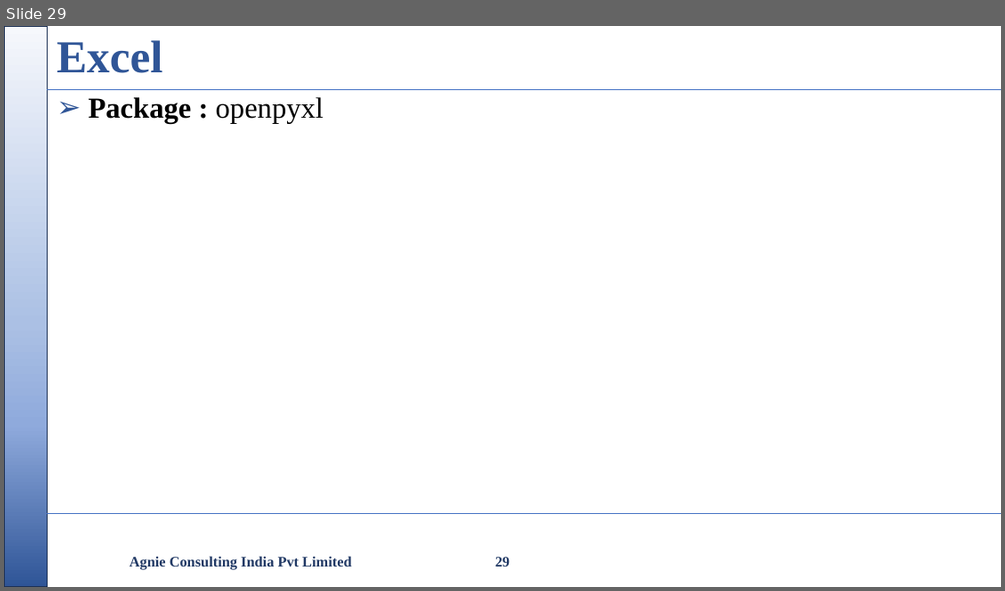
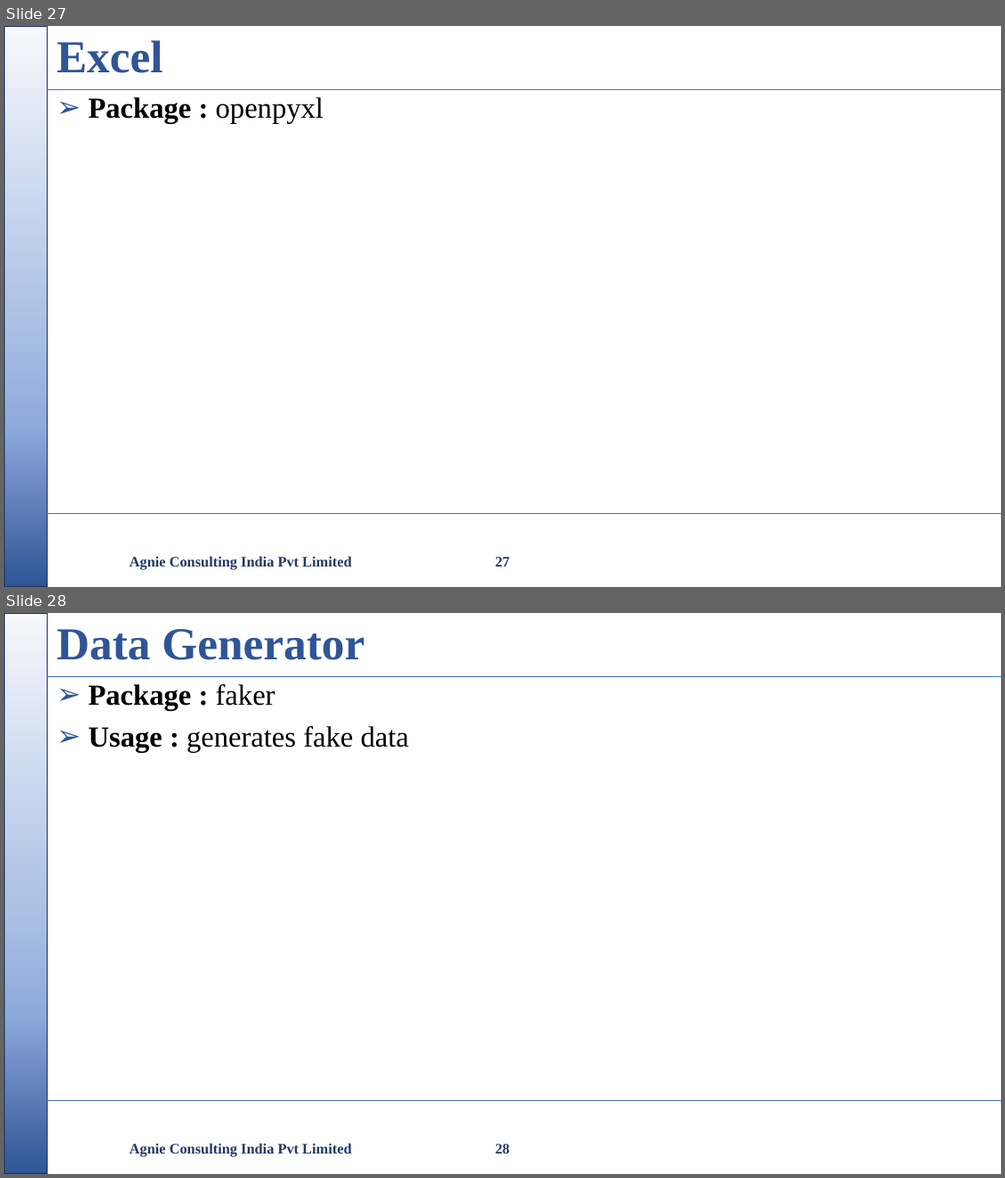
Before and after one commit to nikishdaniel1-del/Python-Cls, a slide deck: python class/Python Class.pptx. Shown one above the other, each under a label of ours: slide 29 before the commit, slides 27 and 28 after it. The pictures are 1005x591 and 1005x1178 pixels, drawn with LibreOffice and Linux fonts; fonts in the diff are those of the drawing; background and template pictures are left out. Boxes give left, top, right and bottom in pixels: in the first picture for what was removed or moved away, otherwise in the second. Text is boxed around its words. In the diff, an @@ line names an element or a change of style, - is before the commit and + after.

```diff
--- a/python class/Python Class.pptx
+++ b/python class/Python Class.pptx
@@ slide 28 added at <box>4,613,1001,1174</box>, background #FFFFFF; not listed: 3 template elements that a slide beside it also shows @@
@@ title added at <box>57,629,364,660</box>, 44 pt, text #2F5597, bold @@
+Data Generator
@@ text added at <box>89,684,409,753</box>, 28 pt, text #000000 @@
+➢ Package : faker
+➢ Usage : generates fake data
@@ text added at <box>129,1143,351,1157</box>, 14 pt, text #203864, bold @@
+Agnie Consulting India Pvt Limited
@@ page number added at <box>495,1143,510,1153</box>, 14 pt, text #203864, bold @@
+28
@@ what was slide 29 is now slide 27 @@
@@ page number at <box>495,556,510,566</box>: text changed @@
-29
+27
```
Also in this commit, not shown: 3 slides changed, 2 other slides added, 2 other files.
